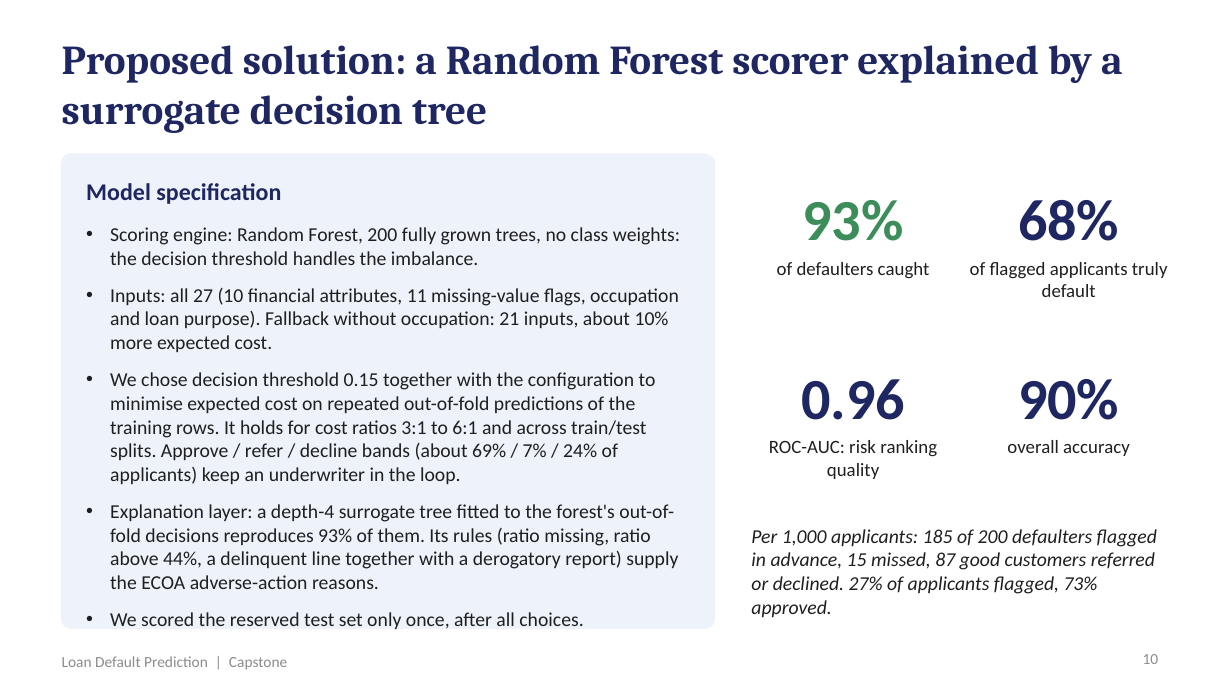
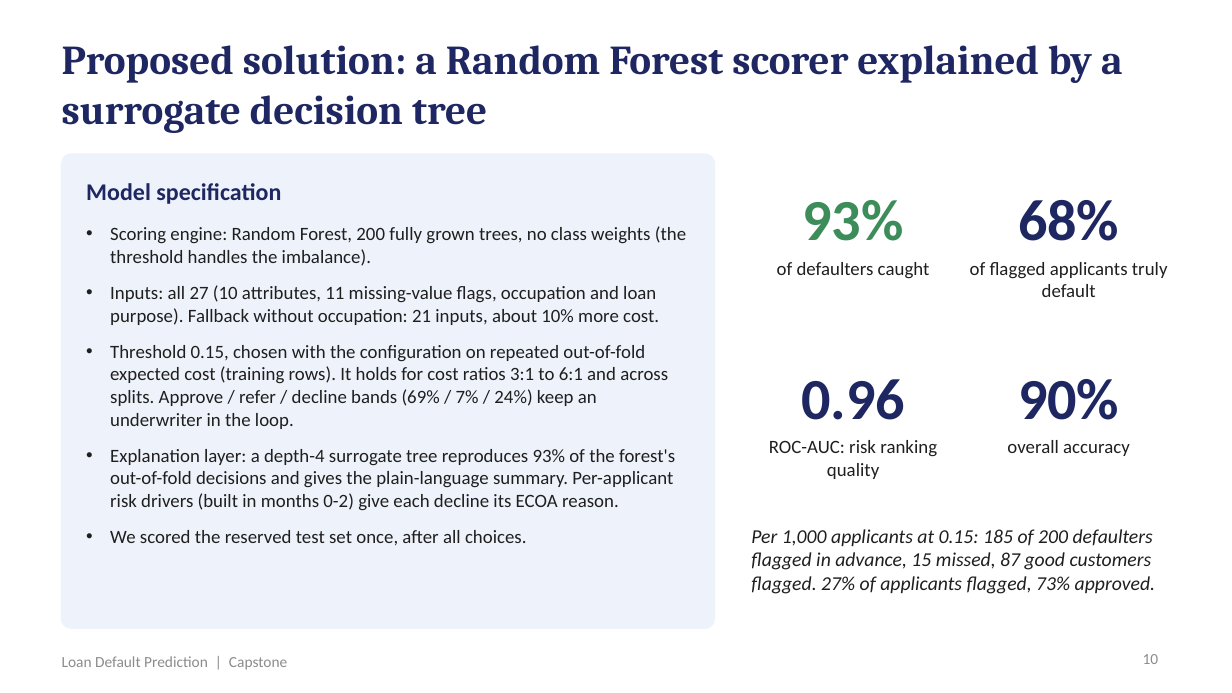
Before and after one commit to shubham1891/Personal-code, a slide deck: slide 10 of presentation/Loan_Default_Prediction_Presentation.pptx. Drawn at 1232x693 pixels with LibreOffice and Linux fonts; fonts in the diff are those of the drawing. Boxes give left, top, right and bottom in pixels: in the first picture for what was removed or moved away, otherwise in the second. Text is boxed around its words. In the diff, an @@ line names an element or a change of style, - is before the commit and + after.

```diff
--- a/presentation/Loan_Default_Prediction_Presentation.pptx
+++ b/presentation/Loan_Default_Prediction_Presentation.pptx
@@ text at (110, 226, 686, 545): text changed; size 11.5 to 11 pt @@
-• Scoring engine: Random Forest, 200 fully grown trees, no class weights: the decision threshold handles the imbalance.
-• Inputs: all 27 (10 financial attributes, 11 missing-value flags, occupation and loan purpose). Fallback without occupation: 21 inputs, about 10% more expected cost.
-• We chose decision threshold 0.15 together with the configuration to minimise expected cost on repeated out-of-fold predictions of the training rows. It holds for cost ratios 3:1 to 6:1 and across train/test splits. Approve / refer / decline bands (about 69% / 7% / 24% of applicants) keep an underwriter in the loop.
-• Explanation layer: a depth-4 surrogate tree fitted to the forest's out-of-fold decisions reproduces 93% of them. Its rules (ratio missing, ratio above 44%, a delinquent line together with a derogatory report) supply the ECOA adverse-action reasons.
-• We scored the reserved test set only once, after all choices.
+• Scoring engine: Random Forest, 200 fully grown trees, no class weights (the threshold handles the imbalance).
+• Inputs: all 27 (10 attributes, 11 missing-value flags, occupation and loan purpose). Fallback without occupation: 21 inputs, about 10% more cost.
+• Threshold 0.15, chosen with the configuration on repeated out-of-fold expected cost (training rows). It holds for cost ratios 3:1 to 6:1 and across splits. Approve / refer / decline bands (69% / 7% / 24%) keep an underwriter in the loop.
+• Explanation layer: a depth-4 surrogate tree reproduces 93% of the forest's out-of-fold decisions and gives the plain-language summary. Per-applicant risk drivers (built in months 0-2) give each decline its ECOA reason.
+• We scored the reserved test set once, after all choices.
@@ text at (751, 529, 1155, 594): text changed @@
-Per 1,000 applicants: 185 of 200 defaulters flagged in advance, 15 missed, 87 good customers referred or declined. 27% of applicants flagged, 73% approved.
+Per 1,000 applicants at 0.15: 185 of 200 defaulters flagged in advance, 15 missed, 87 good customers flagged. 27% of applicants flagged, 73% approved.
```
Also in this commit, not shown: 10 other slides changed, 20 other files.
